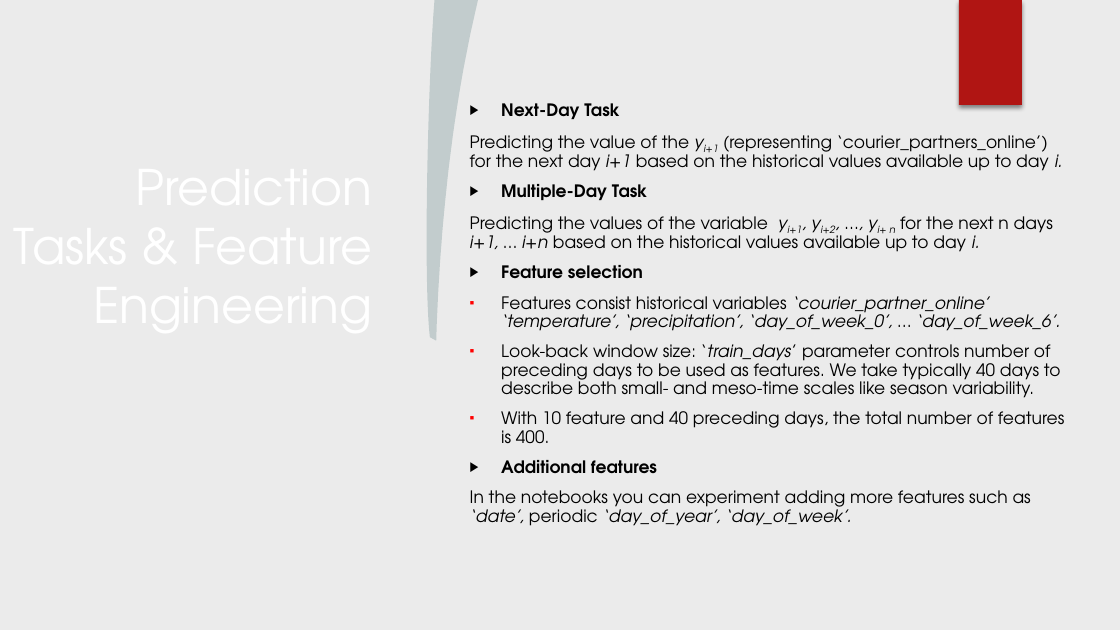
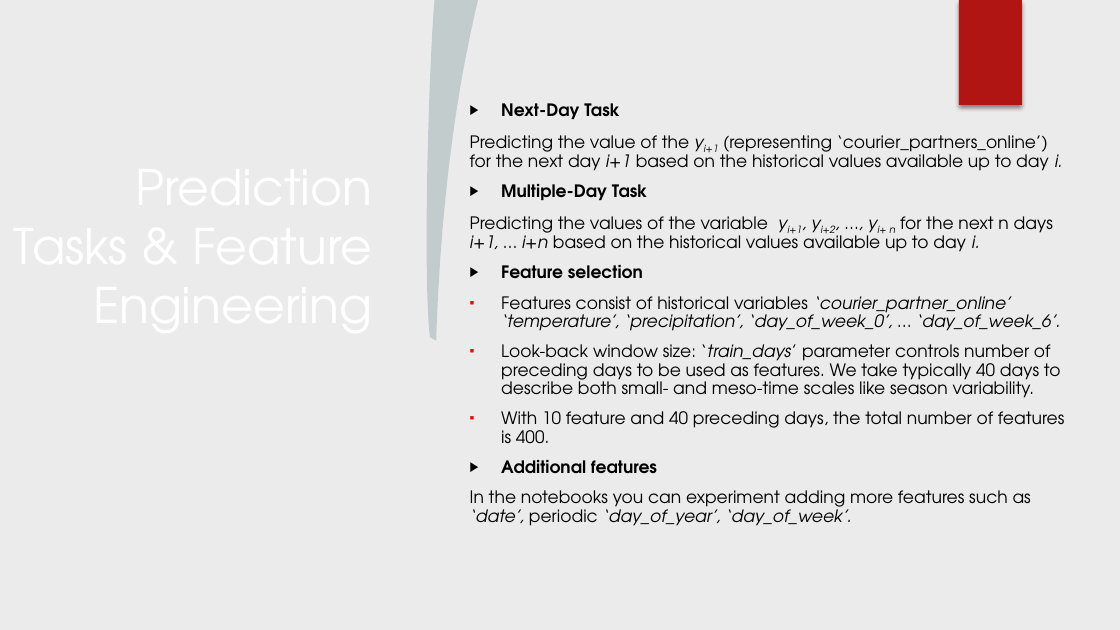
Before and after one commit to msilaev/courier_number_prediction, a slide deck: slide 4 of reports/Report.pptx. Drawn at 1120x630 pixels with LibreOffice and Linux fonts; fonts in the diff are those of the drawing; background and template pictures are left out. Boxes give left, top, right and bottom in pixels: in the first picture for what was removed or moved away, otherwise in the second. Text is boxed around its words. In the diff, an @@ line names an element or a change of style, - is before the commit and + after.

```diff
--- a/reports/Report.pptx
+++ b/reports/Report.pptx
@@ text at (x1=501, y1=296, x2=1061, y2=331): text changed @@
-▪ Features consist historical variables ‘courier_partner_online’ ‘temperature’, ‘precipitation’, ‘day_of_week_0’, … ‘day_of_week_6’.
+▪ Features consist of historical variables ‘courier_partner_online’ ‘temperature’, ‘precipitation’, ‘day_of_week_0’, … ‘day_of_week_6’.
```
Also in this commit, not shown: 1 other file.
